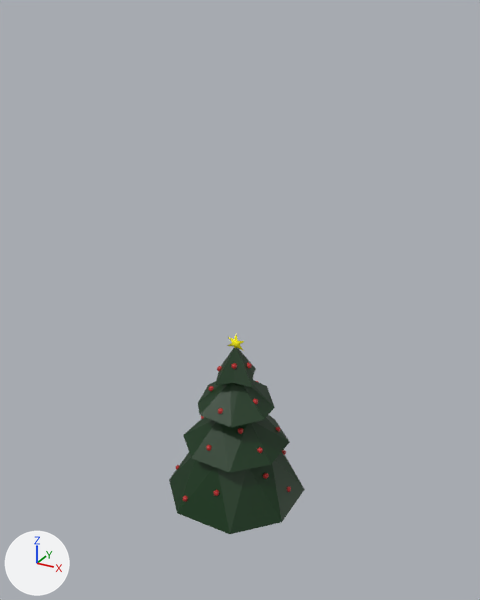
A saved change to the FBX model Assets/Models/Casino Models/Christmas Tree.fbx.
Both versions are drawn from a 50 mm camera at (0.984, -1.76, 1.787) aimed at (0.006, 0.018, 0.898). Arrows for +X, +Y and +Z are at lower left; the lights stay in place.

In view in the first picture: 'Tree'.
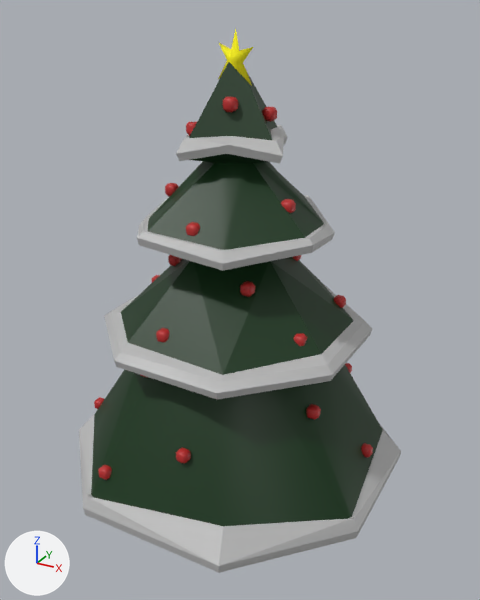
Commit message: updated tree

The edits, one by one:
Material 'Snow' (mat_snow) is new.
Its base color is (0.5, 0.5, 0.5) (grey #bcbcbc).
me_mesh is used by ob_tree; location (0.0, 0.0, 0.395); rotation (1.571, 0.0, 0.0), in degrees (90, 0, 0); scale (0.01, 0.01, 0.01).
me_mesh had 779 vertices, 864 faces and spanned x -23.7..23.7, y -39.5..38.6, z -23.7..23.7.
me_mesh now has 952 vertices, 1038 faces and spans x -23.9..23.9, y 0.0..76.2, z -23.9..23.9.
me_mesh part 1: the loose piece of 24 vertices spanning x -9.2..-7.5, y 15.1..16.9, z 2.0..3.8 is moved by (-0.6, 4.0, 18.0).
me_mesh part 2: the loose piece of 24 vertices spanning x 3.3..5.0, y 25.6..27.3, z -2.6..-0.8 is moved by (8.6, -1.5, -12.1).
me_mesh part 3: the loose piece of 24 vertices spanning x 0.3..2.0, y 27.1..28.8, z 2.5..4.2 is moved by (14.2, 1.0, 3.0).
me_mesh part 4: the loose piece of 24 vertices spanning x -1.0..0.7, y 12.7..14.4, z 9.5..11.3 is moved by (2.7, 11.7, 8.1).
me_mesh part 5: the loose piece of 24 vertices spanning x 8.3..10.0, y 15.1..16.9, z 2.0..3.8 is moved by (11.7, 4.0, -4.0).
me_mesh part 6: the loose piece of 24 vertices spanning x -9.2..-7.5, y 5.0..6.7, z 2.0..3.8 is moved by (-12.5, 14.1, 4.7).
me_mesh part 7: the loose piece of 24 vertices spanning x -3.7..-2.0, y -0.9..0.8, z 13.3..15.0 is moved by (0.0, 39.5, 0.0).
me_mesh part 8: the loose piece of 24 vertices spanning x 12.4..14.1, y -0.9..0.8, z -8.0..-6.3 is moved by (0.0, 39.5, 0.0).
me_mesh part 9: the loose piece of 24 vertices spanning x 12.4..14.1, y -0.9..0.8, z 6.0..7.7 is moved by (0.0, 39.5, 0.0).
me_mesh part 10: the loose piece of 24 vertices spanning x 5.1..6.8, y 5.0..6.7, z 6.6..8.4 is moved by (0.0, 39.5, 0.0).
me_mesh part 11: the loose piece of 24 vertices spanning x -8.2..-6.5, y -8.2..-6.4, z 11.6..13.4 is moved by (-1.0, 52.6, -9.6).
me_mesh part 12: the loose piece of 24 vertices spanning x -15.6..-13.8, y -8.2..-6.4, z -3.8..-2.1 is moved by (6.4, 62.8, 5.8).
me_mesh part 13: the loose piece of 24 vertices spanning x 14.5..16.2, y -11.4..-9.7, z 5.4..7.1 is moved by (-6.2, 66.1, -3.4).
me_mesh part 14: the loose piece of 24 vertices spanning x 11.8..13.6, y -15.5..-13.8, z -14.7..-12.9 is moved by (-11.5, 82.1, 17.1).
me_mesh part 15: the loose piece of 24 vertices spanning x 20.0..21.7, y -20.4..-18.7, z -1.9..-0.2 is moved by (-16.7, 85.5, -0.6).
me_mesh part 16: a new loose piece of 217 vertices spanning x -23.9..23.9, y 11.2..73.6, z -23.9..23.9.
me_mesh part 17: a new loose piece of 34 vertices spanning x -6.2..-4.4, y 63.0..64.7, z 1.0..2.7, in mat_lambert10 (red #bc2929).
me_mesh part 18: a new loose piece of 32 vertices spanning x -1.0..0.7, y 52.2..54.0, z 9.5..11.3, in mat_lambert10 (red #bc2929).
me_mesh part 19: a new loose piece of 13 vertices spanning x -3.3..3.3, y 69.5..76.2, z -1.2..1.2, in mat_polymesh3d (yellow #fff600).
me_mesh part 20: the loose piece of 14 vertices spanning x -3.5..3.5, y 30.7..38.6, z -1.0..1.0 is deleted.
me_mesh part 21: 69 vertices removed from x -23.7..23.7, y -28.3..34.1, z -23.7..23.7.
me_mesh now uses material mat_snow (grey #bcbcbc).
Object 'Tree' (ob_tree) moves from (0.0, 0.0, 0.395) to (0.0, 0.0, 0.0).
Object 'Tree' (ob_tree) is rescaled from (0.01, 0.01, 0.01) to (0.0228, 0.0228, 0.0228).

What differs and where, as boxes (x1, y1, x2, y2) in the pictures (480 x 600 px; the box of a moved part takes in the faces that stretch with it):
'Tree', reshaped, moved, rescaled (136% wider, 172% taller)
    before: (169, 335, 305, 534)
    after: (79, 29, 401, 573)
part 1 of me_mesh, moved or reshaped
    before: (209, 386, 214, 391)
    after: (98, 464, 112, 480)
part 2 of me_mesh, moved or reshaped
    before: (247, 363, 251, 368)
    after: (345, 363, 352, 373)
part 3 of me_mesh, moved or reshaped
    before: (231, 363, 237, 369)
    after: (306, 404, 321, 420)
part 4 of me_mesh, moved or reshaped
    before: (218, 408, 223, 414)
    after: (176, 447, 191, 464)
part 5 of me_mesh, moved or reshaped
    before: (253, 399, 258, 404)
    after: (361, 443, 373, 458)
part 6 of me_mesh, moved or reshaped (not visible before)
    after: (94, 397, 104, 409)
part 7 of me_mesh, moved or reshaped
    before: (206, 445, 212, 451)
    after: (156, 328, 170, 342)
part 8 of me_mesh, moved or reshaped
    before: (276, 427, 280, 432)
    after: (333, 295, 346, 308)
part 9 of me_mesh, moved or reshaped
    before: (257, 447, 263, 453)
    after: (293, 333, 307, 346)
part 10 of me_mesh, moved or reshaped
    before: (238, 428, 243, 434)
    after: (240, 281, 255, 297)
part 11 of me_mesh, moved or reshaped (not visible before)
    after: (168, 255, 182, 266)
part 12 of me_mesh, moved or reshaped (not visible before)
    after: (165, 183, 179, 197)
part 13 of me_mesh, moved or reshaped
    before: (263, 473, 268, 479)
    after: (281, 199, 296, 213)
part 14 of me_mesh, moved or reshaped
    before: (282, 450, 286, 455)
    after: (223, 97, 238, 112)
part 15 of me_mesh, moved or reshaped
    before: (287, 487, 291, 492)
    after: (262, 106, 277, 122)
part 16 of me_mesh, added
    after: (79, 62, 401, 573)
part 17 of me_mesh, added
    after: (186, 122, 197, 136)
part 18 of me_mesh, added
    after: (186, 222, 200, 236)
part 19 of me_mesh, added (yellow)
    after: (218, 29, 253, 86)
part 20 of me_mesh, deleted
    before: (228, 335, 244, 351)
part 21 of me_mesh, deleted
    before: (169, 348, 305, 534)
